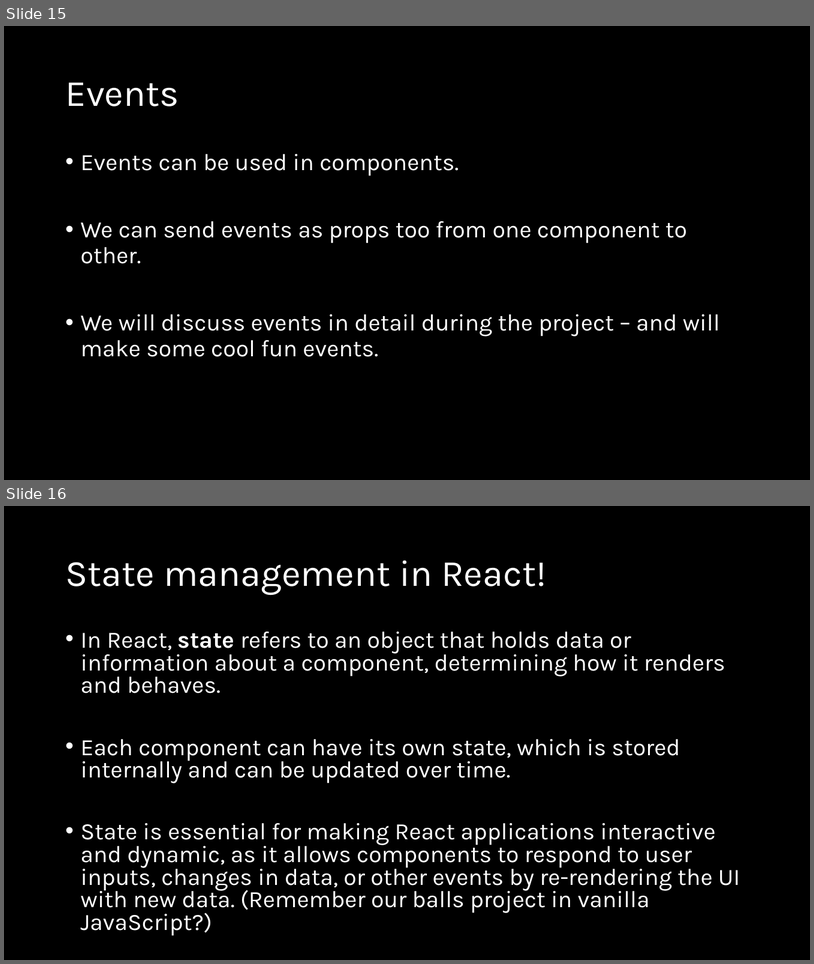
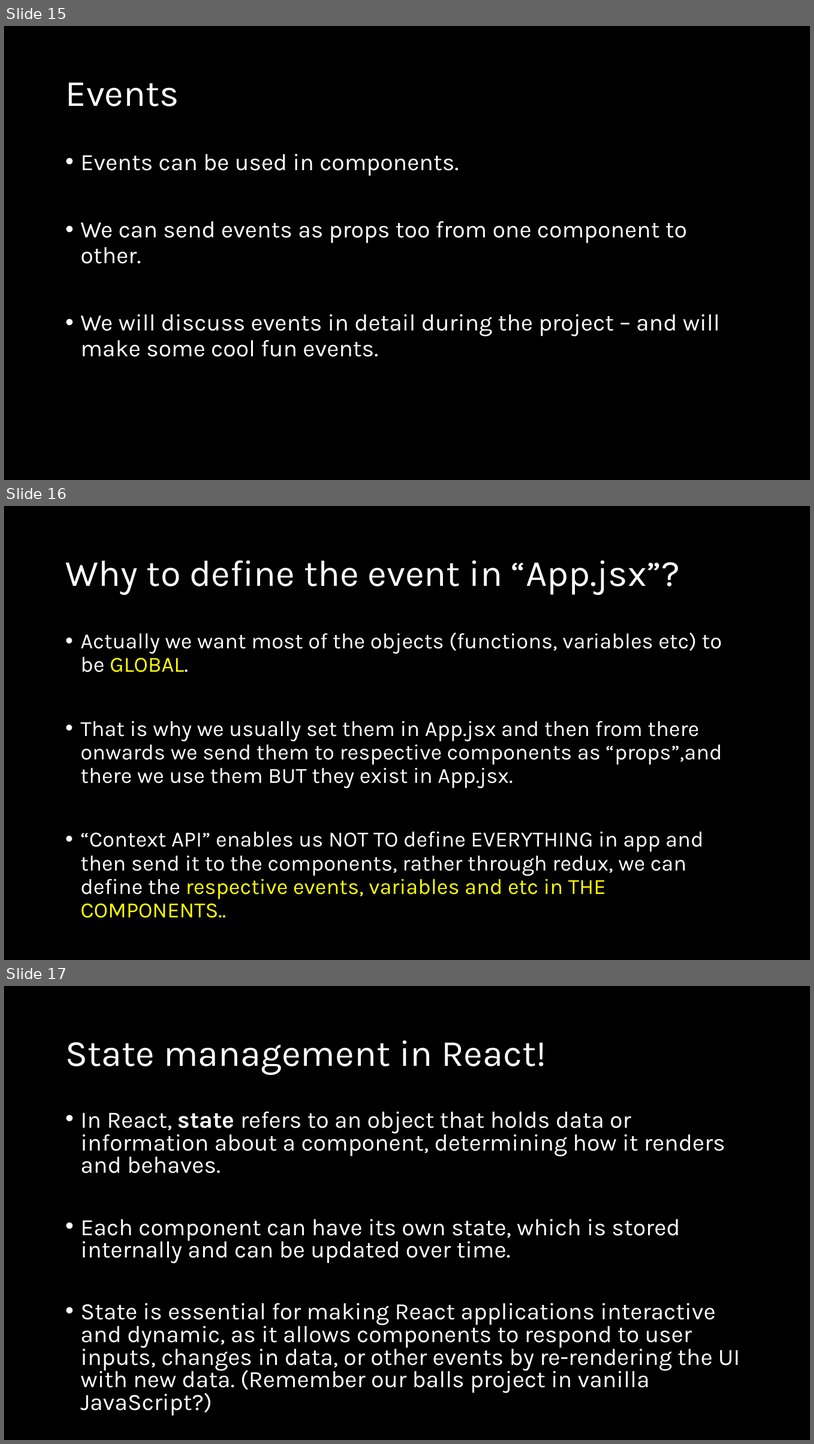
Before and after one commit to natiquekeyin/winter2026, a slide deck: JavaScript/Week10/Week10.pptx. Shown one above the other, each under a label of ours: slides 15 and 16 before the commit, slides 15, 16 and 17 after it. The pictures are 814x964 and 814x1444 pixels, drawn with LibreOffice and Linux fonts; fonts in the diff are those of the drawing. Boxes give left, top, right and bottom in pixels: in the first picture for what was removed or moved away, otherwise in the second. Text is boxed around its words. In the diff, an @@ line names an element or a change of style, - is before the commit and + after.

```diff
--- a/JavaScript/Week10/Week10.pptx
+++ b/JavaScript/Week10/Week10.pptx
@@ slide 16 added at <box>4,506,810,960</box>, background #000000 @@
@@ title added at <box>65,560,680,595</box>, 44 pt, text #FFFFFF @@
+Why to define the event in “App.jsx”?
@@ text added at <box>81,633,722,918</box>, 25.9 pt, text #FFFFFF @@
+• Actually we want most of the objects (functions, variables etc) to be GLOBAL.
+• That is why we usually set them in App.jsx and then from there onwards we send them to respective components as “props”,and there we use them BUT they exist in App.jsx.
+• “Context API” enables us NOT TO define EVERYTHING in app and then send it to the components, rather through redux, we can define the respective events, variables and etc in THE COMPONENTS..
@@ what was slide 16 is now slide 17 @@
```
Also in this commit, not shown: 20 other files.
